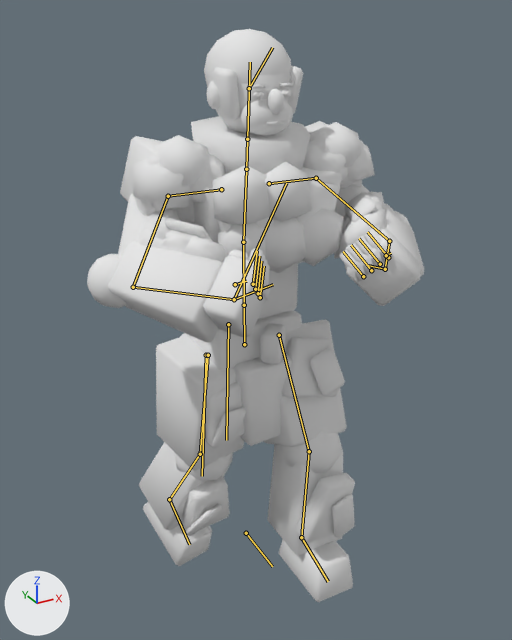
The Blender file art-source/characters/tophia/tophia.blend as it was, and as the next commit left it.
Rendered twice from a camera (50 mm lens) standing at (-0.995, -1.887, 1.952) and looking at (0.056, 0.023, 0.997). The lights are fixed; the arrows at lower left show +X, +Y and +Z. The older version comes first. Both versions are drawn at frame 0 of the action 'knockdown'; the numbers are the values there. The bones that change, and the others that lie on the model, are drawn over the model as lines.

In view in the first picture: 'tophia_Body'.
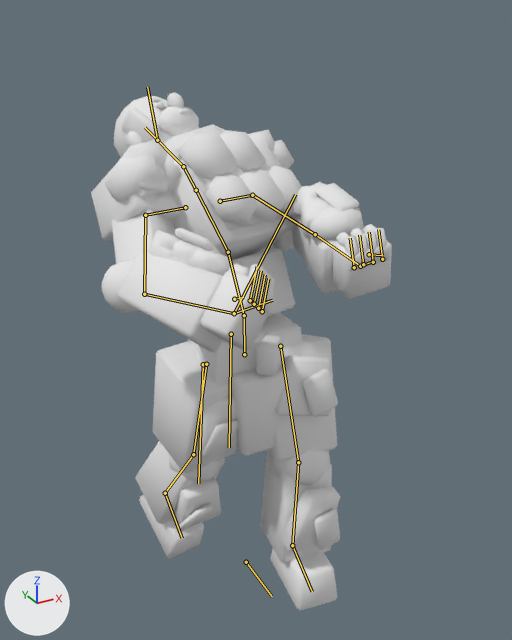
Boxes [x1, y1, x2, y2] around the edits, measured in the pictures (512 x 640 px):
'tophia_Body', posed (11% narrower, 9% shorter)
    before: [87, 29, 424, 602]
    after: [91, 92, 392, 611]
bone 'root', root to tip
    before: (246, 533) to (272, 566)
    after: (246, 562) to (272, 596)
bone 'hips', root to tip
    before: (244, 344) to (244, 305)
    after: (244, 354) to (244, 315)
bone 'spine', root to tip
    before: (244, 305) to (243, 242)
    after: (244, 315) to (228, 252)
bone 'chest', root to tip
    before: (243, 242) to (246, 169)
    after: (228, 252) to (196, 190)
bone 'head', root to tip
    before: (247, 139) to (250, 62)
    after: (183, 166) to (145, 127)
bone 'upper_arm_l', root to tip
    before: (316, 178) to (389, 241)
    after: (252, 195) to (315, 234)
bone 'forearm_l', root to tip
    before: (389, 241) to (385, 269)
    after: (315, 234) to (360, 266)
bone 'upper_arm_r', root to tip
    before: (168, 196) to (133, 287)
    after: (145, 215) to (144, 294)
bone 'forearm_r', root to tip
    before: (133, 287) to (234, 299)
    after: (144, 294) to (234, 313)
bone 'thigh_l', root to tip
    before: (279, 335) to (309, 451)
    after: (280, 346) to (298, 462)
bone 'shin_l', root to tip
    before: (309, 451) to (301, 537)
    after: (298, 462) to (292, 545)
bone 'thigh_r', root to tip
    before: (208, 355) to (200, 454)
    after: (206, 364) to (193, 454)
bone 'shin_r', root to tip
    before: (200, 454) to (169, 499)
    after: (193, 454) to (165, 493)

The edits, one by one:
Bone 'root' (bone_root) moves from (0.0, 0.0, 0.14) to (0.0, 0.0, 0.0).
Bone 'hips' (bone_hips) moves from (0.0, -0.102, 0.0) to (0.0, 0.0, 0.0).
Bone 'hips' (bone_hips) turns from (0, 5, 0) to (0, 0, 0) degrees about its own x, y and z.
Bone 'spine' (bone_spine) turns from (0, 0, 0) to (-22, 12, 0) degrees about its own x, y and z.
Bone 'chest' (bone_chest) turns from (5, -5, 0) to (-18, 10, 0) degrees about its own x, y and z.
Bone 'head' (bone_head) turns from (0, 0, 0) to (-20, 0, 0) degrees about its own x, y and z.
Bone 'upper_arm_l' (bone_upper_arm_l) turns from (-56, -55, 11) to (-39, 16, -3) degrees about its own x, y and z.
Bone 'forearm_l' (bone_forearm_l) turns from (0, 76, 83) to (-6, 2, 10) degrees about its own x, y and z.
Bone 'upper_arm_r' (bone_upper_arm_r) turns from (-58, 54, -12) to (-4, -21, 27) degrees about its own x, y and z.
Bone 'forearm_r' (bone_forearm_r) turns from (2, -75, -84) to (-48, -3, -5) degrees about its own x, y and z.
Bone 'thigh_l' (bone_thigh_l) turns from (-27, 5, 0) to (-20, 8, 0) degrees about its own x, y and z.
Bone 'shin_l' (bone_shin_l) turns from (28, 0, 0) to (22, 0, 0) degrees about its own x, y and z.
Bone 'thigh_r' (bone_thigh_r) turns from (10, -7, -1) to (16, -8, -1) degrees about its own x, y and z.
Bone 'shin_r' (bone_shin_r) turns from (21, 0, 0) to (18, 0, 0) degrees about its own x, y and z.
